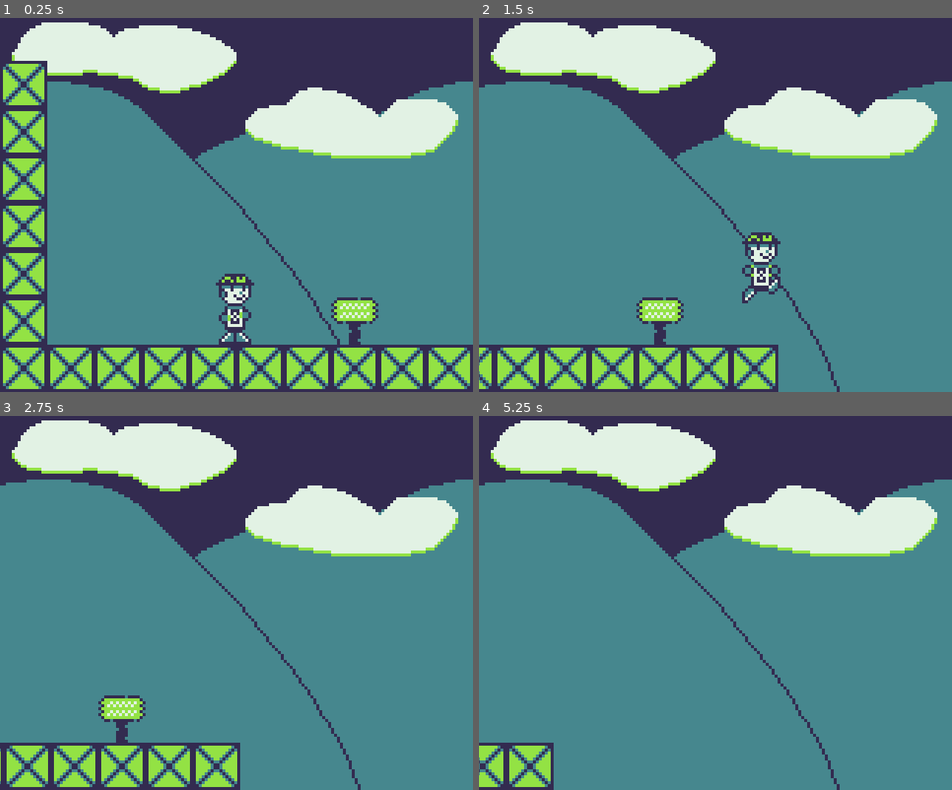
Above: before the commit, frames 1-4 (two rows, left to right).
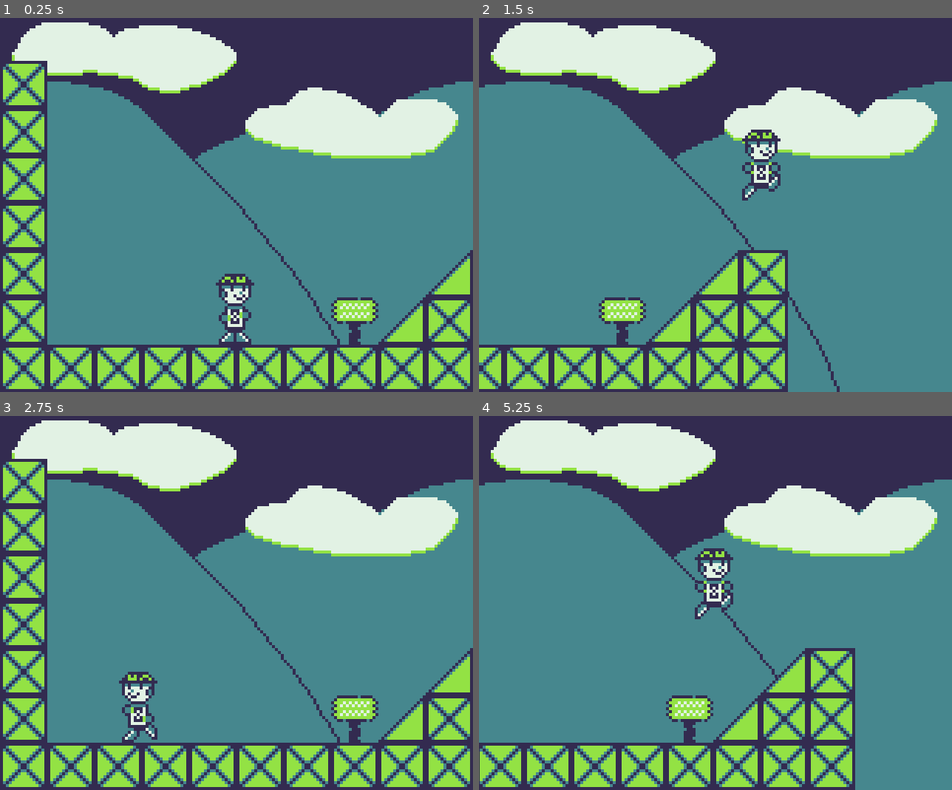
Above: after the commit, the same moments.

Repository: Brawmario/game-nu-boy
Game: Godot game, scene res://Levels/Level1.tscn
Two runs of this game, one before a commit and one after it. Both use one fixed random seed, a clock stepped at 60 frames per second and the inputs below.
Inputs:
- Up to frame 1 (0.25 s): no input
- Up to frame 2 (1.5 s): tap Enter at 0.5 s; hold Right (move_right) from 0.53 s (still down); tap Z (dash, bound only after the commit) at 0.6 s; tap Space (jump) at 0.77, 0.8, 1.07, 1.35 s
- Up to frame 3 (2.75 s): tap Space (jump) at 1.52, 1.82, 2.3 s; tap Z (dash, bound only after the commit) at 1.55, 2.1 s; release Right (move_right) at 2.03 s; hold Left (move_left) from 2.03 s (still down)
- Up to frame 4 (5.25 s): release Left (move_left) at 2.78 s; hold Right (move_right) 2.78-4.28 s; tap Z (dash, bound only after the commit) at 2.85, 4.35, 5.1 s; tap Space (jump) at 3.02, 3.32, 3.6, 3.77, 4.07, 4.52, 4.82 s; hold Left (move_left) 4.28-5.03 s; hold Right (move_right) from 5.03 s (still down)

The runs differ from the first frame. In frame 1, 2.2% of the frame differs, in the area x 80-100%, y 62-88%; in frame 2, 12%; in frame 3, 18%, in the area x 0-100%, y 11-100%; in frame 4, 14%.

Commit message:
Add dash

Diff:
--- /dev/null
+++ b/Levels/DeathPlane.gd
@@ -0,0 +1,15 @@
+extends Area2D
+
+export var start_node := NodePath()
+
+onready var start: Position2D = get_node(start_node)
+
+
+func _ready() -> void:
+	assert(start, "Start node not set")
+
+
+func _on_DeathPlane_body_entered(body: Node) -> void:
+	var player := body as Player
+	if player:
+		player.teleport(start.global_position)
--- a/Levels/Level1.tscn
+++ b/Levels/Level1.tscn
@@ -1,8 +1,11 @@
-[gd_scene load_steps=7 format=2]
+[gd_scene load_steps=9 format=2]
 
 [ext_resource path="res://Assets/scrimblo-background.png" type="Texture" id=1]
 [ext_resource path="res://Assets/scrimblo-tileset.png" type="Texture" id=2]
 [ext_resource path="res://Player/Player.tscn" type="PackedScene" id=3]
+[ext_resource path="res://Levels/DeathPlane.gd" type="Script" id=4]
+
+[sub_resource type="LineShape2D" id=4]
 
 [sub_resource type="ConvexPolygonShape2D" id=1]
 points = PoolVector2Array( 16, 16, 0, 16, 0, 0, 16, 0 )
@@ -48,11 +51,22 @@
 
 [node name="Level" type="Node2D"]
 
+[node name="Start" type="Position2D" parent="."]
+position = Vector2( 0, -12 )
+
+[node name="DeathPlane" type="Area2D" parent="."]
+position = Vector2( 0, 32 )
+script = ExtResource( 4 )
+start_node = NodePath("../Start")
+
+[node name="CollisionShape2D" type="CollisionShape2D" parent="DeathPlane"]
+shape = SubResource( 4 )
+
 [node name="TileMap" type="TileMap" parent="."]
 tile_set = SubResource( 3 )
 cell_size = Vector2( 16, 16 )
 format = 1
-tile_data = PoolIntArray( -327685, 0, 0, -262149, 0, 0, -196613, 0, 0, -131077, 0, 0, -65541, 0, 0, -5, 0, 0, -65534, 0, 65536, 65531, 0, 0, 65532, 0, 0, 65533, 0, 0, 65534, 0, 0, 65535, 0, 0, 0, 0, 0, 1, 0, 0, 2, 0, 0, 3, 0, 0, 4, 0, 0 )
+tile_data = PoolIntArray( -327685, 0, 0, -262149, 0, 0, -196613, 0, 0, -131077, 0, 0, -65541, 0, 0, -131068, 0, 2, -131067, 0, 0, -5, 0, 0, -65534, 0, 65536, -65533, 0, 2, -65532, 0, 0, -65531, 0, 0, 65531, 0, 0, 65532, 0, 0, 65533, 0, 0, 65534, 0, 0, 65535, 0, 0, 0, 0, 0, 1, 0, 0, 2, 0, 0, 3, 0, 0, 4, 0, 0, 5, 0, 0 )
 
 [node name="Player" parent="." instance=ExtResource( 3 )]
 position = Vector2( 0, -12 )
@@ -74,3 +88,5 @@
 [node name="Sprite" type="Sprite" parent="Background"]
 position = Vector2( 80, 72 )
 texture = ExtResource( 1 )
+
+[connection signal="body_entered" from="DeathPlane" to="DeathPlane" method="_on_DeathPlane_body_entered"]
--- a/Player/Player.gd
+++ b/Player/Player.gd
@@ -4,6 +4,7 @@
 const BLOCK_WIDTH := 16
 
 export var base_move_speed := 5.0 * BLOCK_WIDTH
+export var dash_multiplier := 1.5
 export var max_jump_height := 3.0 * BLOCK_WIDTH setget _set_max_jump_height
 export var max_jump_distance := 2.0 * BLOCK_WIDTH setget _set_max_jump_distance
 export var max_fall_distance := 2.0 * BLOCK_WIDTH setget _set_max_jump_distance
@@ -16,8 +17,7 @@
 onready var _sprite := $Sprite as Sprite
 onready var _sprite_anim := $Sprite/AnimationPlayer as AnimationPlayer
 
-var snap_normal := Vector2.DOWN
-var snap_modify
+var snap_normal := Vector2.DOWN * BLOCK_WIDTH
 var extra_jumps_left := extra_jump_count
 
 var _velocity := Vector2.ZERO
@@ -26,10 +26,6 @@
 func _physics_process(_delta: float) -> void:
 	if is_on_floor():
 		extra_jumps_left = extra_jump_count
-
-	snap_modify = 0
-	if _velocity.y >= 0:
-		snap_modify = 8
 
 
 func jump(free: bool = false) -> void:
@@ -43,7 +39,7 @@
 
 
 func teleport(to: Vector2) -> void:
-	set_position(to)
+	set_global_position(to)
 
 
 func get_facing_direction() -> int:
--- a/Player/Player.tscn
+++ b/Player/Player.tscn
@@ -7,9 +7,27 @@
 [ext_resource path="res://Player/States/Run.gd" type="Script" id=5]
 [ext_resource path="res://Player/States/Jump.gd" type="Script" id=6]
 [ext_resource path="res://Player/States/Fall.gd" type="Script" id=7]
+[ext_resource path="res://Player/States/Dash.gd" type="Script" id=8]
 
 [sub_resource type="RectangleShape2D" id=1]
 extents = Vector2( 3.5, 12 )
+
+[sub_resource type="Animation" id=7]
+resource_name = "Dash"
+length = 0.2
+loop = true
+tracks/0/type = "value"
+tracks/0/path = NodePath(".:frame")
+tracks/0/interp = 1
+tracks/0/loop_wrap = true
+tracks/0/imported = false
+tracks/0/enabled = true
+tracks/0/keys = {
+"times": PoolRealArray( 0, 0.05, 0.1, 0.15 ),
+"transitions": PoolRealArray( 1, 1, 1, 1 ),
+"update": 1,
+"values": [ 6, 7, 8, 7 ]
+}
 
 [sub_resource type="Animation" id=6]
 resource_name = "Fall"
@@ -99,11 +117,13 @@
 shape = SubResource( 1 )
 
 [node name="Sprite" type="Sprite" parent="."]
+position = Vector2( 1, 0 )
 texture = ExtResource( 1 )
 hframes = 5
 vframes = 2
 
 [node name="AnimationPlayer" type="AnimationPlayer" parent="Sprite"]
+anims/Dash = SubResource( 7 )
 anims/Fall = SubResource( 6 )
 anims/Idle = SubResource( 2 )
 anims/Jump = SubResource( 3 )
@@ -133,3 +153,11 @@
 [node name="BufferJump" type="Timer" parent="StateMachine/Fall"]
 wait_time = 0.15
 one_shot = true
+
+[node name="Dash" type="Node" parent="StateMachine"]
+script = ExtResource( 8 )
+
+[node name="Duration" type="Timer" parent="StateMachine/Dash"]
+process_mode = 0
+wait_time = 0.4
+one_shot = true
--- /dev/null
+++ b/Player/States/Dash.gd
@@ -0,0 +1,27 @@
+extends PlayerState
+
+onready var _duration: Timer = $Duration
+
+
+func enter(_msg := {}) -> void:
+	player._sprite_anim.play("Dash")
+	_duration.start()
+
+
+func physics_process(delta: float) -> void:
+	player._velocity.x = player.base_move_speed * player.dash_multiplier * player.get_facing_direction()
+	player._velocity.y += player._fall_gravity * delta
+	player._velocity = player.move_and_slide_with_snap(player._velocity, player.snap_normal, Vector2.UP, true)
+
+	if not player.is_on_floor():
+		if Input.is_action_just_pressed("jump"):
+			state_machine.transition_to("Jump", {"free": true})
+		else:
+			state_machine.transition_to("Fall", {"coyote": true})
+	elif _duration.is_stopped():
+		if Input.is_action_just_pressed("jump"):
+			state_machine.transition_to("Jump", {"free": true})
+		elif not is_equal_approx(player._get_input_velocity(), 0.0):
+			state_machine.transition_to("Run")
+		else:
+			state_machine.transition_to("Idle")
--- a/Player/States/Fall.gd
+++ b/Player/States/Fall.gd
@@ -18,7 +18,7 @@
 	var input_direction_x := player._get_input_velocity()
 	player._velocity.x = player.base_move_speed * input_direction_x
 	player._velocity.y += player._fall_gravity * delta
-	player._velocity = player.move_and_slide_with_snap(player._velocity, player.snap_normal * player.snap_modify, Vector2.UP, true)
+	player._velocity = player.move_and_slide_with_snap(player._velocity, Vector2.ZERO, Vector2.UP, true)
 
 	if player.is_on_floor():
 		if not _buffer_jump.is_stopped():
--- a/Player/States/Idle.gd
+++ b/Player/States/Idle.gd
@@ -13,3 +13,5 @@
 		state_machine.transition_to("Jump")
 	elif Input.is_action_pressed("move_left") or Input.is_action_pressed("move_right"):
 		state_machine.transition_to("Run")
+	elif Input.is_action_just_pressed("dash"):
+		state_machine.transition_to("Dash")
--- a/Player/States/Jump.gd
+++ b/Player/States/Jump.gd
@@ -10,7 +10,7 @@
 	var input_direction_x := player._get_input_velocity()
 	player._velocity.x = player.base_move_speed * input_direction_x
 	player._velocity.y += player._jump_gravity * delta
-	player._velocity = player.move_and_slide_with_snap(player._velocity, player.snap_normal * player.snap_modify, Vector2.UP, true)
+	player._velocity = player.move_and_slide_with_snap(player._velocity, Vector2.ZERO, Vector2.UP, true)
 
 	if player._velocity.y >= 0:
 		state_machine.transition_to("Fall")
--- a/Player/States/Run.gd
+++ b/Player/States/Run.gd
@@ -9,11 +9,13 @@
 	var input_direction_x := player._get_input_velocity()
 	player._velocity.x = player.base_move_speed * input_direction_x
 	player._velocity.y += player._fall_gravity * delta
-	player._velocity = player.move_and_slide_with_snap(player._velocity, player.snap_normal * player.snap_modify, Vector2.UP, true)
+	player._velocity = player.move_and_slide_with_snap(player._velocity, player.snap_normal, Vector2.UP, true)
 
 	if Input.is_action_just_pressed("jump"):
 		state_machine.transition_to("Jump", {"free": true})
 	elif not player.is_on_floor():
 		state_machine.transition_to("Fall", {"coyote": true})
+	elif Input.is_action_just_pressed("dash"):
+		state_machine.transition_to("Dash")
 	elif is_equal_approx(input_direction_x, 0.0):
 		state_machine.transition_to("Idle")
--- a/project.godot
+++ b/project.godot
@@ -71,6 +71,12 @@
 , Object(InputEventJoypadButton,"resource_local_to_scene":false,"resource_name":"","device":0,"button_index":0,"pressure":0.0,"pressed":false,"script":null)
  ]
 }
+dash={
+"deadzone": 0.5,
+"events": [ Object(InputEventKey,"resource_local_to_scene":false,"resource_name":"","device":0,"alt":false,"shift":false,"control":false,"meta":false,"command":false,"pressed":false,"scancode":90,"physical_scancode":0,"unicode":0,"echo":false,"script":null)
+, Object(InputEventJoypadButton,"resource_local_to_scene":false,"resource_name":"","device":0,"button_index":2,"pressure":0.0,"pressed":false,"script":null)
+ ]
+}
 
 [physics]
 
Binary file changed: Assets/scrimblo.png
Not shown: 1 places in Player/Player.tscn that only renumber resources
Not shown, added: icon.png.import
Not shown, removed: Assets/scrimblo - Copia.pxo
Not shown, changed: Assets/scrimblo.pxo
